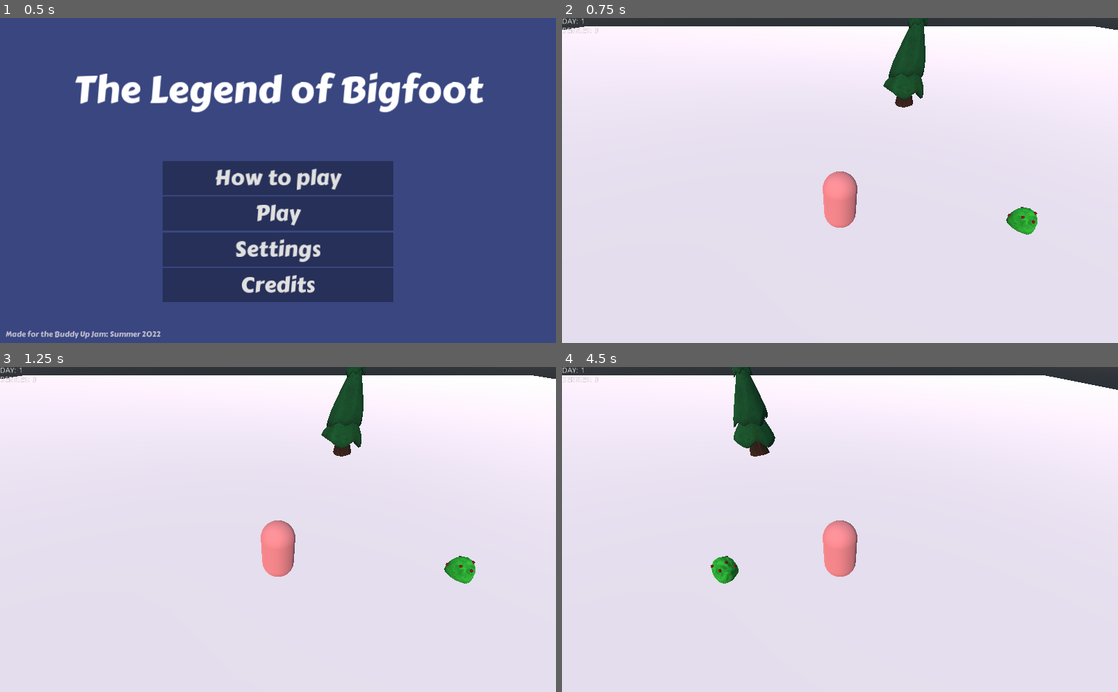
Above: before the commit, frames 1-4 (two rows, left to right).
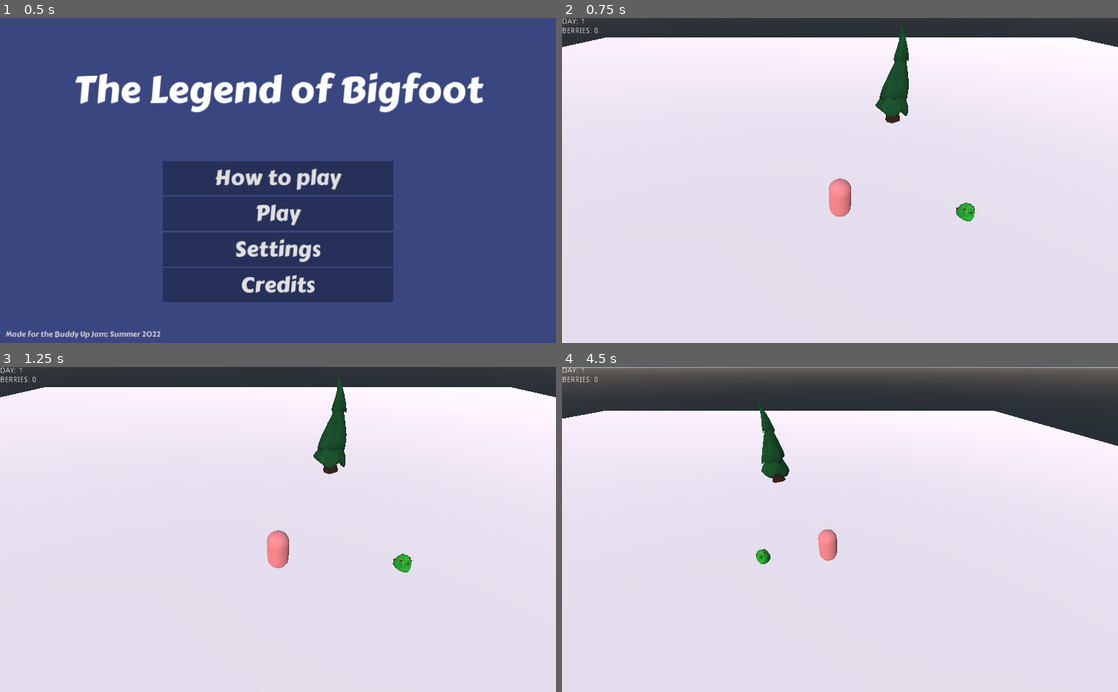
Above: after the commit, the same moments.

Repository: aprzn123/BUJSummer22
Game: Godot game, scene res://scenes/main_menu.tscn
Same seed, same stepped clock (60 frames per second), same inputs: the game is played once before the commit and once after it.
Inputs (mouse positions are in pixels of both pictures, inside the frame that each line leads up to):
- Up to frame 1 (0.5 s): no input
- Up to frame 2 (0.75 s): click "Play" at 0.5 s
- Up to frame 3 (1.25 s): no input
- Up to frame 4 (4.5 s): move the mouse to (962, 513) at 1.27 s; hold F (move_right) 1.28-2.03 s; tap Mouse wheel up (zoom_in, bound only after the commit) at 1.35, 2.3, 3.6 s; tap Mouse wheel down (zoom_out, bound only after the commit) at 1.55, 2.1, 3.05, 4.35 s; move the mouse to (728, 545) at 2.02 s; hold S (move_backwards) 2.03-2.78 s; move the mouse to (895, 458) at 2.77 s; hold F (move_right) 2.78-3.53 s; tap E (interact) at 2.85 s; move the mouse to (812, 594) at 3.52 s; hold W (move_forward) 3.53-4.28 s; move the mouse to (1006, 578) at 4.27 s; hold A (move_left) from 4.28 s (still down)

Frame 1 is identical in both runs. In frame 2, 5.7% of the frame differs, in the area x 0-100%, y 0-67%; in frame 3, 5.9%; in frame 4, 17%.

Commit message:
Added camera controller

Diff:
--- a/BigFoot/project.godot
+++ b/BigFoot/project.godot
@@ -59,6 +59,16 @@
 "events": [ Object(InputEventKey,"resource_local_to_scene":false,"resource_name":"","device":0,"alt":false,"shift":false,"control":false,"meta":false,"command":false,"pressed":false,"scancode":0,"physical_scancode":81,"unicode":0,"echo":false,"script":null)
  ]
 }
+zoom_in={
+"deadzone": 0.5,
+"events": [ Object(InputEventMouseButton,"resource_local_to_scene":false,"resource_name":"","device":0,"alt":false,"shift":false,"control":false,"meta":false,"command":false,"button_mask":0,"position":Vector2( 0, 0 ),"global_position":Vector2( 0, 0 ),"factor":1.0,"button_index":4,"pressed":false,"doubleclick":false,"script":null)
+ ]
+}
+zoom_out={
+"deadzone": 0.5,
+"events": [ Object(InputEventMouseButton,"resource_local_to_scene":false,"resource_name":"","device":0,"alt":false,"shift":false,"control":false,"meta":false,"command":false,"button_mask":0,"position":Vector2( 0, 0 ),"global_position":Vector2( 0, 0 ),"factor":1.0,"button_index":5,"pressed":false,"doubleclick":false,"script":null)
+ ]
+}
 
 [physics]
 
--- a/BigFoot/scenes/game.tscn
+++ b/BigFoot/scenes/game.tscn
@@ -1,15 +1,26 @@
-[gd_scene load_steps=6 format=2]
+[gd_scene load_steps=7 format=2]
 
 [ext_resource path="res://scenes/player.tscn" type="PackedScene" id=1]
 [ext_resource path="res://scenes/forest_items/trees/pine_tree.tscn" type="PackedScene" id=2]
 [ext_resource path="res://scenes/berry_bush.tscn" type="PackedScene" id=3]
 [ext_resource path="res://scripts/game.gd" type="Script" id=4]
+[ext_resource path="res://scripts/CameraController.gd" type="Script" id=5]
 
 [sub_resource type="SpatialMaterial" id=1]
 albedo_color = Color( 0.952941, 0.819608, 0.819608, 1 )
 
 [node name="Game" type="Spatial"]
 script = ExtResource( 4 )
+
+[node name="CameraController" type="Spatial" parent="."]
+script = ExtResource( 5 )
+
+[node name="Camera" type="Camera" parent="CameraController"]
+transform = Transform( 1, 0, 0, 0, 0.766044, 0.642788, 0, -0.642788, 0.766044, 0, 15, 15 )
+current = true
+__meta__ = {
+"_editor_description_": ""
+}
 
 [node name="CanvasLayer" type="CanvasLayer" parent="."]
 
@@ -24,19 +35,11 @@
 [node name="Player" parent="." instance=ExtResource( 1 )]
 transform = Transform( 1, 0, 0, 0, 1, 0, 0, 0, 1, 0, 2.3549, 0 )
 
-[node name="RemoteTransform" parent="Player" index="2"]
-transform = Transform( 1, 0, 0, 0, 0.766044, 0.642788, 0, -0.642788, 0.766044, 0, 10, 10 )
-remote_path = NodePath("../../Camera")
-
 [node name="CSGBox" type="CSGBox" parent="."]
 width = 200.0
 height = 0.2
 depth = 200.0
 material = SubResource( 1 )
-
-[node name="Camera" type="Camera" parent="."]
-transform = Transform( 1, 0, 0, 0, 0.766044, 0.642788, 0, -0.642788, 0.766044, 0, 12.3549, 10 )
-current = true
 
 [node name="BerryBush" parent="." instance=ExtResource( 3 )]
 transform = Transform( 1, 0, 0, 0, 1, 0, 0, 0, 1, 11.9593, 0.858735, 0 )
--- a/BigFoot/scenes/player.tscn
+++ b/BigFoot/scenes/player.tscn
@@ -30,6 +30,4 @@
 transform = Transform( 1, 0, 0, 0, -4.37114e-08, -1, 0, 1, -4.37114e-08, 0, 0, 0 )
 shape = SubResource( 5 )
 
-[node name="RemoteTransform" type="RemoteTransform" parent="."]
-
 [node name="AnimationPlayer" type="AnimationPlayer" parent="."]
--- /dev/null
+++ b/BigFoot/scripts/CameraController.gd
@@ -0,0 +1,22 @@
+extends Spatial
+
+export var follow_speed = 10
+export var max_fov: float = 100
+export var min_fov: float = 30
+
+
+func _ready():
+	pass
+
+
+func _process(delta):
+	global_translation = lerp(global_translation, GlobalVariables.camera_focus.global_translation, follow_speed * delta)
+	if Input.is_action_just_released("zoom_in"):
+		change_camera_fov(-10)
+	if Input.is_action_just_released("zoom_out"):
+		change_camera_fov(10)
+
+
+func change_camera_fov(amount):
+	$Camera.fov += amount
+	$Camera.fov = clamp($Camera.fov, min_fov, max_fov)
--- a/BigFoot/scripts/global_variables.gd
+++ b/BigFoot/scripts/global_variables.gd
@@ -5,6 +5,7 @@
 var music_volume = 1
 
 var player
+var camera_focus
 
 var berries_picked: int = 0
 var current_day: int = 1
--- a/BigFoot/scripts/player/player.gd
+++ b/BigFoot/scripts/player/player.gd
@@ -15,7 +15,7 @@
 
 func _ready():
 	GlobalVariables.player = self
-
+	GlobalVariables.camera_focus = self
 
 func _process(delta):
 	var input_vector = get_input_vector()
